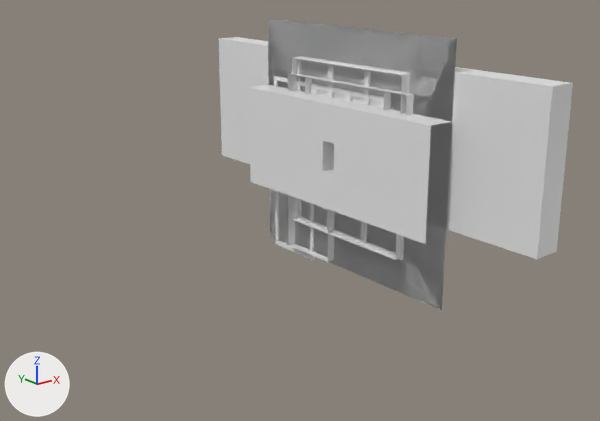
The Blender file Meshes/1-468/1-468.blend as it was, and as the next commit left it.
One viewpoint serves both versions: a 50 mm camera at (-6.16, -6.83, 2.2) aimed at (-1.02, -0.4, -0.38). The lights are fixed; the arrows at lower left show +X, +Y and +Z. The older version comes first. The same objects are shown in both versions, whatever each file hides.

Names of what the first picture shows: 'panel-2-sash', 'panel-3-sash', 'panel-balcony', 'panel-stairwell', 'panel-top', 'panel-top-side', 'window-balcony', 'window-stairwell'.
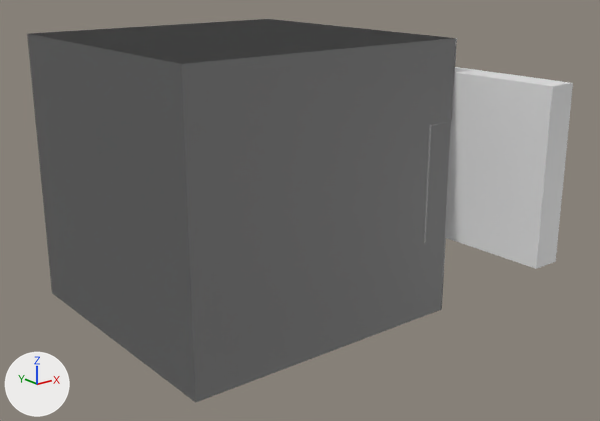
The change in detail:
Material 'fake-interior' (mat_fake_interior) is new.
Its base color is (0.8, 0.8, 0.8) (white #e7e7e7).
Material 'panel-facade' (mat_panel_facade) is new.
Its base color is (0.8, 0.8, 0.8) (white #e7e7e7).
me_plane_016 is used by ob_panel_stairwell; location (0.0, 0.0, 0.0); scale (1.0, 1.5, 1.4).
me_plane_016 had 32 vertices, 21 faces and spanned x -0.1..0.0, y -1.0..1.0, z -1.0..1.0.
me_plane_016 now has 48 vertices, 31 faces and spans x -3.0..0.0, y -1.0..1.0, z -1.0..1.0.
Part 1, on me_plane_016:
8 vertices are added at x -3.0, y -0.99..0.99, z -1.0..1.0.
8 new vertices lie (3.0, 0.0, 0.0) away from vertices in x -3.0, y -0.99..0.99, z -1.0..1.0.
10 new faces join them, mat_fake_interior (white #e7e7e7).
me_plane_016 gains material mat_fake_interior (white #e7e7e7).
me_plane_016 gains material mat_panel_facade (white #e7e7e7).
me_plane_021 has 16 vertices, 13 faces and spans x -0.3..0.0, y -1.5..1.5, z -0.6..0.6.
me_plane_021 is used by ob_panel_top; location (0.0, 0.0, 0.0).
Part 2, on me_plane_021:
Vertex 4 of me_plane_021 moves from (0.0, -0.1, 0.18) to (-0.03, -0.08, 0.14).
Vertex 5 of me_plane_021 moves from (0.0, -0.1, -0.18) to (-0.03, -0.08, -0.14).
Vertex 6 of me_plane_021 moves from (0.0, 0.1, -0.18) to (-0.03, 0.08, -0.14).
Vertex 7 of me_plane_021 moves from (0.0, 0.1, 0.18) to (-0.03, 0.08, 0.14).
Vertex 12 of me_plane_021 moves from (-0.3, -0.1, 0.18) at pixel (334, 143) to (-0.27, -0.08, 0.14).
Vertex 13 of me_plane_021 moves from (-0.3, -0.1, -0.18) at pixel (333, 174) to (-0.27, -0.08, -0.14).
Vertex 14 of me_plane_021 moves from (-0.3, 0.1, -0.18) at pixel (322, 171) to (-0.27, 0.08, -0.14).
Vertex 15 of me_plane_021 moves from (-0.3, 0.1, 0.18) at pixel (322, 140) to (-0.27, 0.08, 0.14).
me_plane_038 is used by ob_panel_top_side; location (0.0, 0.0, 0.286).
me_plane_038 had 12 vertices, 9 faces and spanned x 0.0..0.3, y -2.6..2.6, z -0.79..0.79.
me_plane_038 now has 12 vertices, 9 faces and spans x 0.0..0.3, y -2.6..2.6, z -0.89..0.79.
Part 3, on me_plane_038:
Vertex 1 of me_plane_038 moves from (0.3, -2.6, -0.79) at pixel (556, 251) to (0.3, -2.6, -0.89) at pixel (555, 261).
Vertex 3 of me_plane_038 moves from (0.3, 2.6, -0.79) to (0.3, 2.6, -0.89).
Vertex 8 of me_plane_038 moves from (0.0, -2.6, -0.79) at pixel (536, 259) to (0.0, -2.6, -0.89) at pixel (536, 268).
Vertex 9 of me_plane_038 moves from (0.0, 2.6, -0.79) at pixel (221, 155) to (0.0, 2.6, -0.89).
Vertex 10 of me_plane_038 moves from (0.0, -2.6, 0.16) at pixel (546, 158) to (0.0, -2.6, 0.21) at pixel (546, 152).
Vertex 11 of me_plane_038 moves from (0.0, 2.6, 0.16) at pixel (219, 86) to (0.0, 2.6, 0.21).

Where the change shows, as pixel boxes (x1, y1, x2, y2) in the pictures (600 x 421 px; the box of a moved part takes in the faces that stretch with it):
'panel-stairwell', reshaped (127% wider, 32% taller)
    before: (268, 19, 457, 308)
    after: (27, 19, 457, 402)
'panel-top-side', reshaped
    before: (219, 37, 573, 259)
    after: (446, 67, 573, 269)
part 1 of me_plane_016, added
    after: (27, 19, 456, 402)
part 2 of me_plane_021, moved or reshaped (mostly hidden afterwards)
    before: (249, 87, 452, 244)
    after: (424, 122, 452, 244)
part 3 of me_plane_038, moved or reshaped
    before: (219, 39, 557, 259)
    after: (446, 72, 557, 269)
'panel-balcony', unchanged, covered by the edit
    before: (268, 20, 457, 308)
    after: (441, 41, 457, 306)
'panel-2-sash', unchanged, covered by the edit
    before: (268, 19, 456, 310)
    after: (441, 39, 457, 296)
'panel-3-sash', unchanged, covered by the edit
    before: (268, 20, 456, 309)
    after: (441, 40, 457, 310)
'window-stairwell', unchanged, covered by the edit
    before: (296, 56, 410, 260)
